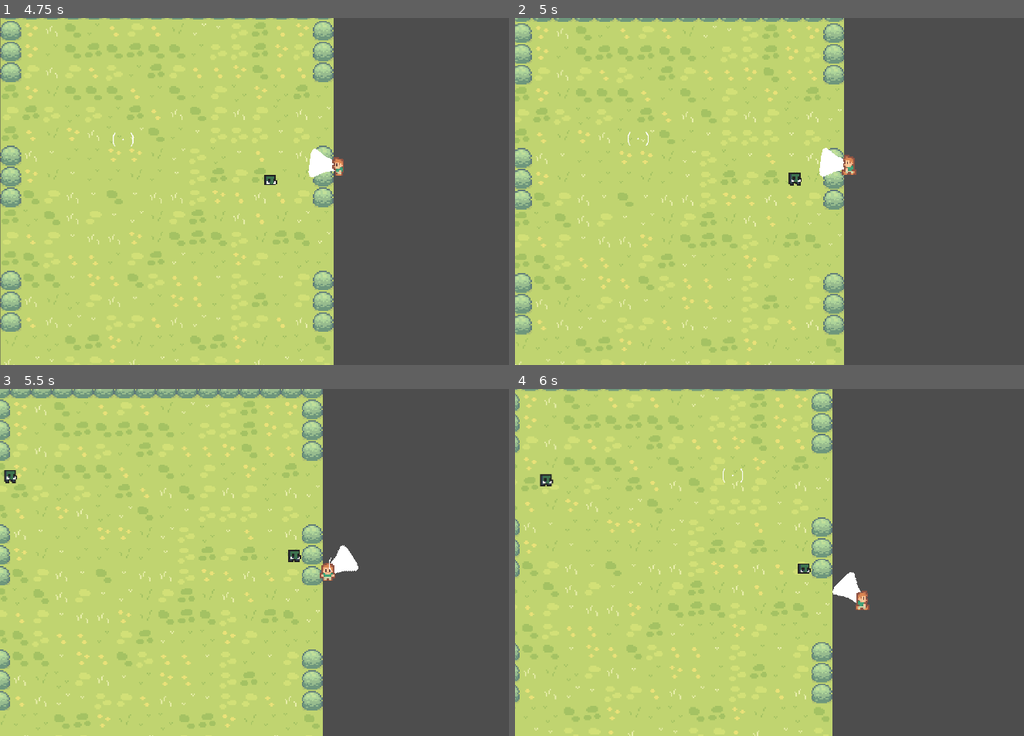
Above: before the commit, frames 1-4 (two rows, left to right).
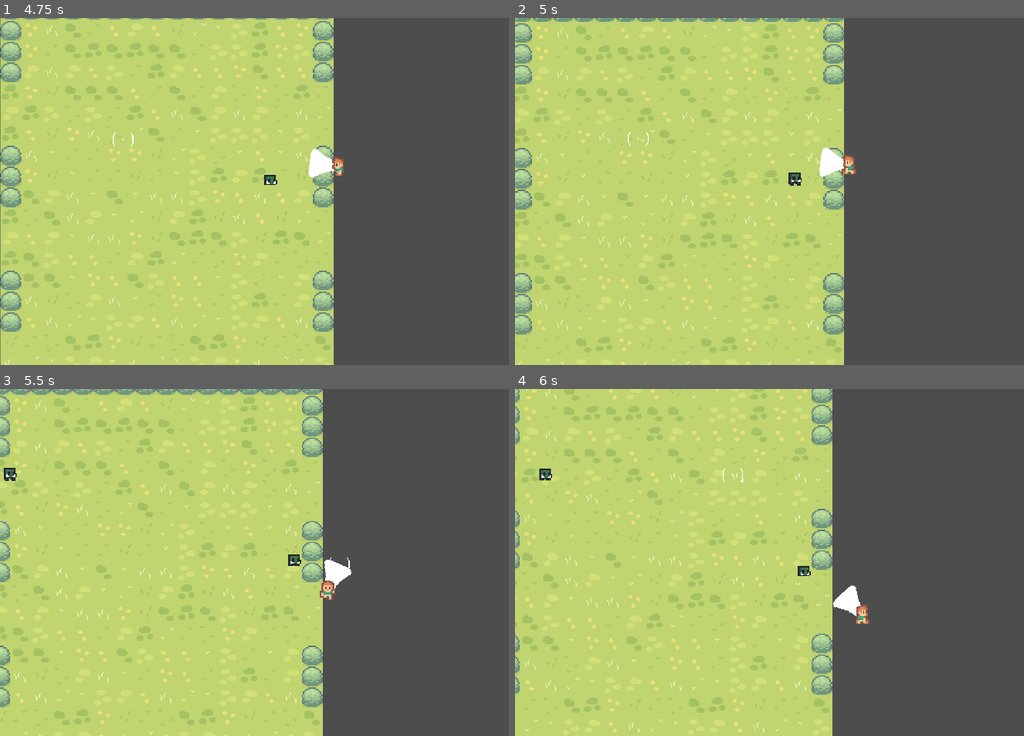
Above: after the commit, the same moments.

Repository: karsrc/5henanigans
Game: Godot game, scene res://main.tscn
The game is run twice, just before and just after one commit, with the same random seed, the same clock (stepped at 60 frames per second) and the same inputs.
Inputs (mouse positions are in pixels of both pictures, inside the frame that each line leads up to):
- Up to frame 1 (4.75 s): tap Enter at 0.5 s; move the mouse to (442, 174) at 0.52 s; press the mouse at (442, 174) at 0.53 s; hold D (move_right) 0.53-1.28 s; move the mouse to (183, 208) at 1.27 s; release the mouse at (183, 208) at 1.28 s; hold S (move_down) 1.28-2.03 s; click (183, 208) at 1.35 s; move the mouse to (371, 115) at 2.02 s; press the mouse at (371, 115) at 2.03 s; hold D (move_right) 2.03-2.78 s; tap Alt at 2.1 s; move the mouse to (279, 260) at 2.77 s; release the mouse at (279, 260) at 2.78 s; hold W (move_up) 2.78-3.53 s; tap Shift at 2.85 s; click (279, 260) at 3.05 s; move the mouse to (493, 243) at 3.52 s; press the mouse at (493, 243) at 3.53 s; hold A (move_left) from 3.53 s (still down); tap 1 (skill_1) at 4.15 s; move the mouse to (122, 139) at 4.27 s; release the mouse at (122, 139) at 4.28 s; click (122, 139) at 4.35 s
- Up to frame 2 (5 s): keep holding A (move_left); tap 3 (skill_3) at 4.9 s
- Up to frame 3 (5.5 s): move the mouse to (341, 562) at 5.02 s; release A (move_left) at 5.03 s; press the mouse at (341, 562) at 5.03 s; hold S (move_down) from 5.03 s (still down); tap Alt at 5.1 s
- Up to frame 4 (6 s): move the mouse to (728, 475) at 5.77 s; release S (move_down) at 5.78 s; release the mouse at (728, 475) at 5.78 s; hold D (move_right) from 5.78 s (still down); tap Shift at 5.85 s

Frame 1 is identical in both runs. In frame 2, less than 0.1% of the frame differs, in the area x 0-68%, y 8-85%; in frame 3, 9.3%; in frame 4, 10%, in the area x 0-70%, y 0-100%.

Commit message:
Add leap cooldown and barrage skill
Tune leap and add a new barrage skill. Leap stats updated (speed 900, duration 0.3s, damage 30) and a 10s cooldown (current_leap_cooldown) was introduced and decremented in _physics_process. perform_leap was rewritten to apply damage during the dash per physics frame and avoid double-hits by tracking enemies_hit; it also sets the cooldown and restores velocity afterward. Added a new perform_barrage() skill (barrage_duration 1s, 5 hits, 8 damage) that sequentially deals damage to overlapping enemies. Input handling in _physics_process now triggers barrage (skill_1) and only allows leap (skill_3) when cooldown has expired, with user feedback when leap is on cooldown.

Diff:
--- a/player.gd
+++ b/player.gd
@@ -9,16 +9,22 @@
 var speed: int = 280
 var max_hp: int = 100
 var current_hp: int = 100
-
 var is_attacking: bool = false
 var current_combo: int = 0
 var combo_target: Node2D = null
 var time_since_last_hit: float = 0
 var combo_drop_time: float = 1
 var is_using_skill: bool = false
-var leap_speed: int = 800
-var leap_duration: float = 0.25
-var leap_damage: int = 25
+var leap_speed: int = 900
+var leap_duration: float = 0.3
+var leap_damage: int = 30
+var leap_cooldown: float = 10
+var current_leap_cooldown: float = 0
+var barrage_duration: float = 1
+var barrage_hits: int = 5
+var barrage_damage: int = 8
+var is_barraging: bool = false
+
 
 func _ready() -> void:
 	Input.set_mouse_mode(Input.MOUSE_MODE_HIDDEN)
@@ -29,14 +35,25 @@
 	crosshair.global_position = get_global_mouse_position()
 	aim_pivot.look_at(get_global_mouse_position())
 
+	if current_leap_cooldown > 0:
+		current_leap_cooldown -= _delta
+
 	if not is_using_skill:
 
 		direction = Input.get_vector("move_left", "move_right", "move_up", "move_down")
 		velocity = direction * speed
 
+		if Input.is_action_just_pressed("skill_1"):
+			perform_barrage()
+			return
+
 		if Input.is_action_just_pressed("skill_3"):
-			perform_leap()
-			return
+			if current_leap_cooldown <= 0:
+				perform_leap()
+				return
+			else:
+				print("Leap on cooldown right now.", round(current_leap_cooldown), "s. left.")
+
 
 		if current_combo > 0 and not is_attacking:
 			time_since_last_hit += _delta
@@ -111,16 +128,47 @@
 
 	var dash_direction = global_position.direction_to(get_global_mouse_position())
 	velocity = dash_direction * leap_speed
-	await get_tree().create_timer(leap_duration, false, false, true).timeout
+	current_leap_cooldown = leap_cooldown
+
+	var dash_time_passed = 0.0
+	var enemies_hit = []
 	var hit_someone = false
-	var overlapping_bodies = attack_area.get_overlapping_bodies()
-	for body in overlapping_bodies:
-		if body.is_in_group("enemy") and body.has_method("take_damage"):
-			body.take_damage(leap_damage)
-			hit_someone = true
+
+	while dash_time_passed < leap_duration:
+		await get_tree().physics_frame
+		dash_time_passed += get_physics_process_delta_time()
+
+		var overlapping_bodies = attack_area.get_overlapping_bodies()
+		for body in overlapping_bodies:
+			if body.is_in_group("enemy") and body.has_method("take_damage"):
+				if not enemies_hit.has(body):
+					print("Smashed through an enemy!")
+					body.take_damage(leap_damage)
+					enemies_hit.append(body)
+					hit_someone = true
+
+	velocity = Vector2.ZERO
 
 	if hit_someone:
 		print("Leap crashed into an enemy!")
 		trigger_hit_stop()
+
+	is_using_skill = false
+func perform_barrage():
+	print("Skill 1: Barrage of Punches!")
+	is_using_skill = true
+	is_attacking = false
+	current_combo = 0
+	combo_target = null
 	velocity = Vector2.ZERO
-	is_using_skill = false
+	for i in range(barrage_hits):
+		print("Barrage punch: ", i + 1)
+
+		var overlapping_bodies = attack_area.get_overlapping_bodies()
+		for body in overlapping_bodies:
+			if body.is_in_group("enemy") and body.has_method("take_damage"):
+				body.take_damage(barrage_damage)
+		await get_tree().create_timer(barrage_duration / barrage_hits, false, false, true).timeout
+
+		is_using_skill = false
+		print("Barrage finished!")
